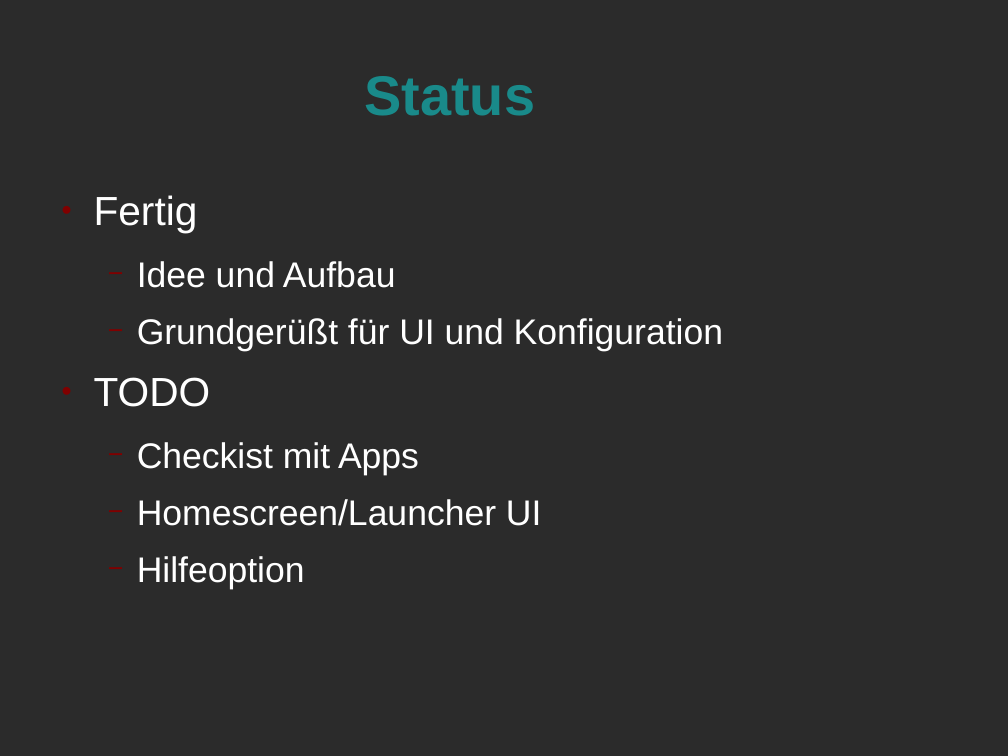
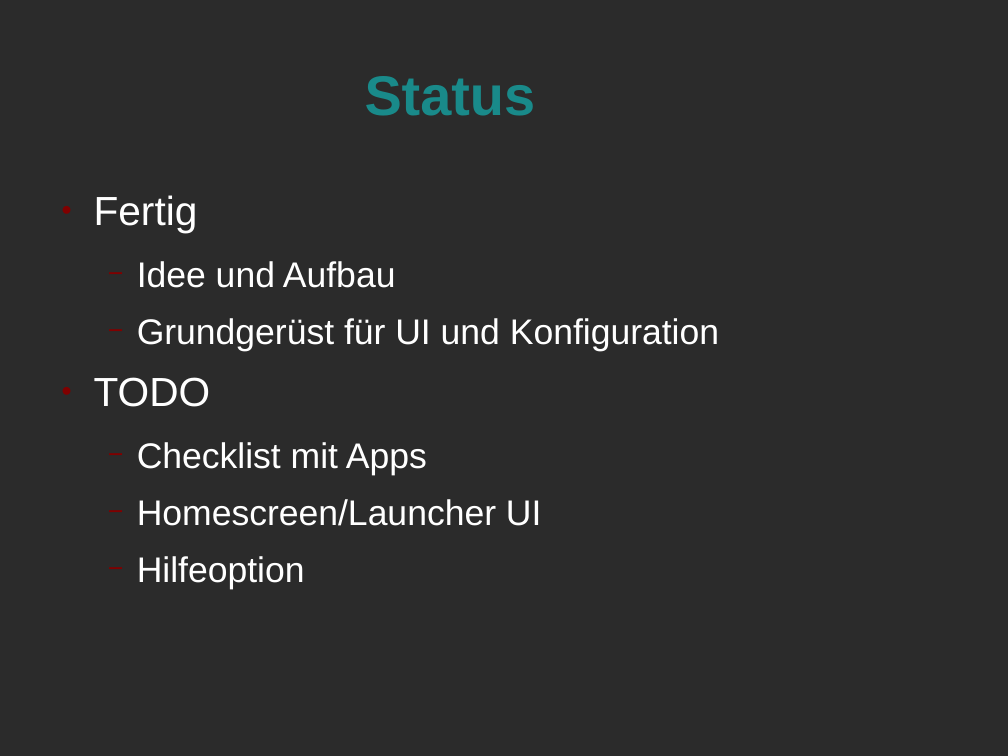
Before and after one commit to jessejin/Kiosk, a slide deck: slide 4 of doc/Rev1_präsi.odp. Drawn at 1008x756 pixels with LibreOffice and Linux fonts; fonts in the diff are those of the drawing; background and template pictures are left out; a plain dark background stands for a picture behind light text. Boxes give left, top, right and bottom in pixels: in the first picture for what was removed or moved away, otherwise in the second. Text is boxed around its words. In the diff, an @@ line names an element or a change of style, - is before the commit and + after.

Commit message:
fehler gefixed rev1

```diff
--- a/doc/Rev1_präsi.odp
+++ b/doc/Rev1_präsi.odp
@@ text at (137, 318, 719, 351): text changed @@
-  − Grundgerüßt für UI und Konfiguration
+  − Grundgerüst für UI und Konfiguration
@@ text at (137, 442, 427, 475): text changed @@
-  − Checkist mit Apps
+  − Checklist mit Apps
```
